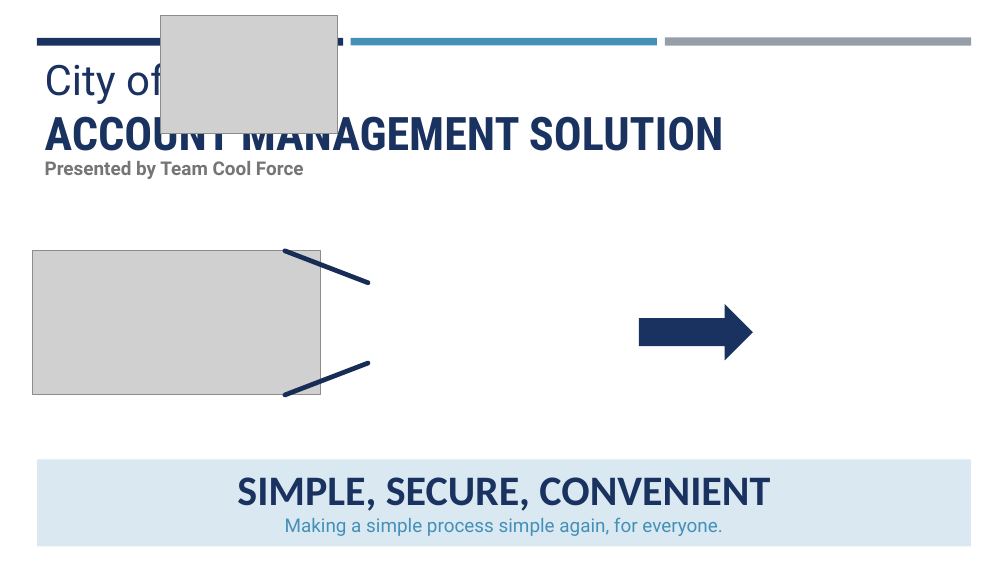
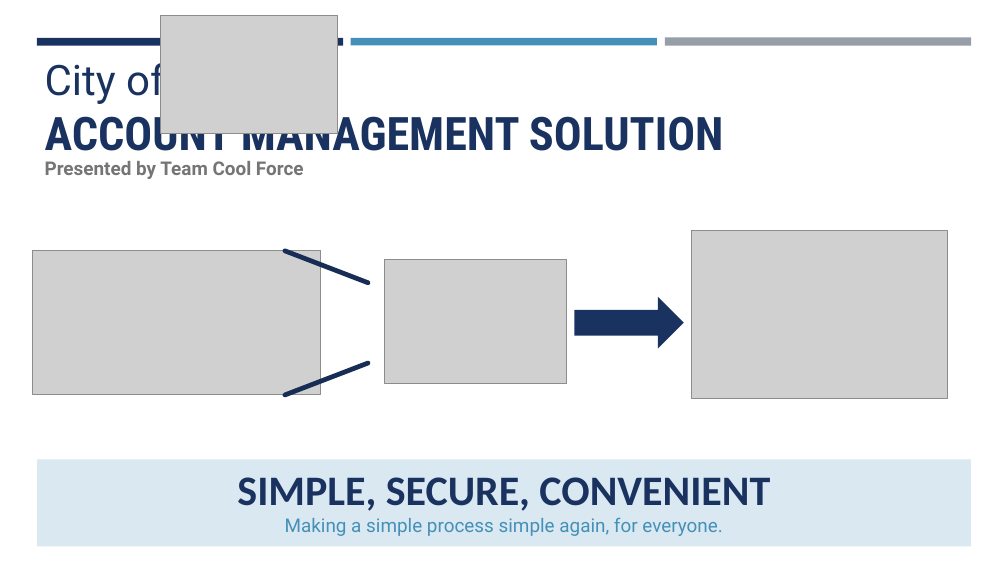
Before and after one commit to krishchow/ElevateDesktop, a slide deck: slide 1 of City_of.pptx. Drawn at 1008x567 pixels with LibreOffice and Linux fonts; fonts in the diff are those of the drawing; grey boxes stand for pictures. Boxes give left, top, right and bottom in pixels: in the first picture for what was removed or moved away, otherwise in the second. Text is boxed around its words. In the diff, an @@ line names an element or a change of style, - is before the commit and + after.

```diff
--- a/City_of.pptx
+++ b/City_of.pptx
@@ picture added at <box>692,230,948,398</box> @@
@@ picture added at <box>385,260,567,384</box> @@
@@ right arrow: place and size @@
-right arrow at <box>639,304,753,361</box>
+right arrow at <box>575,297,684,349</box>
```
Also in this commit, not shown: 1 other slide changed, 1 slide added, 1 slide removed.
